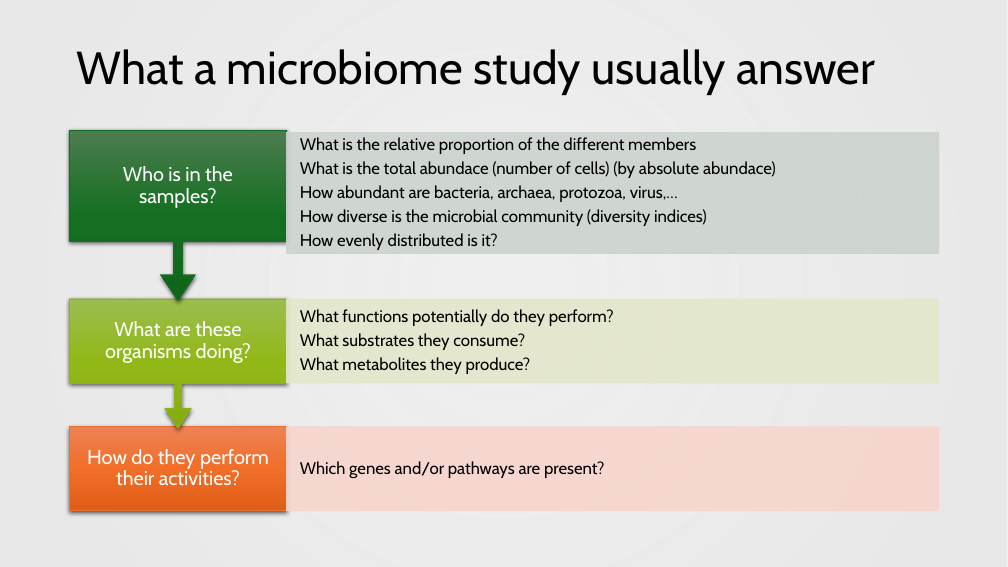
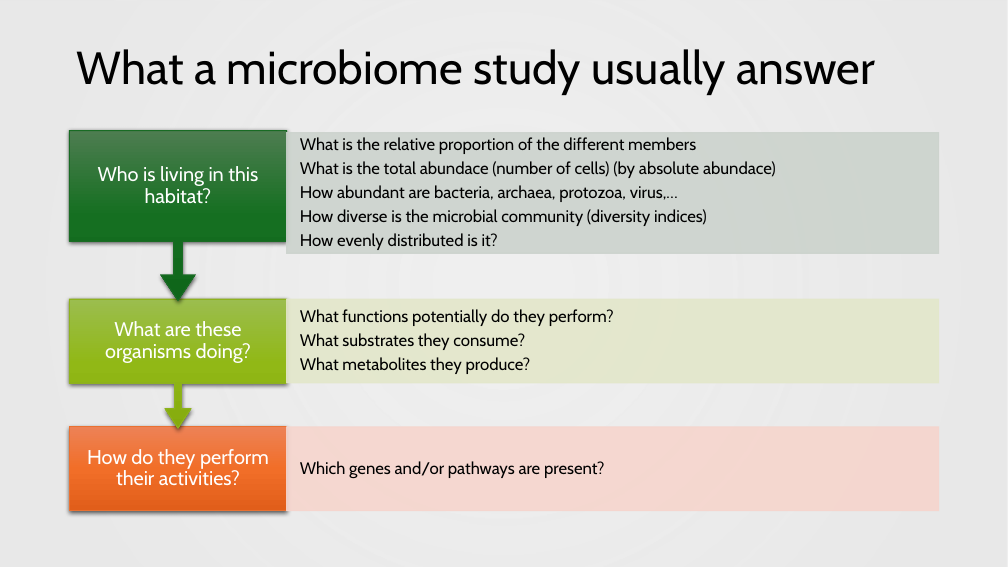
Before and after one commit to biosustain/dsp_metagenomics_training, a slide deck: slide 18 of course_contents/IntroMetagenomics.pptx. Drawn at 1008x567 pixels with LibreOffice and Linux fonts; fonts in the diff are those of the drawing; background and template pictures are left out. Boxes give left, top, right and bottom in pixels: in the first picture for what was removed or moved away, otherwise in the second. Text is boxed around its words. In the diff, an @@ line names an element or a change of style, - is before the commit and + after.

```diff
--- a/course_contents/IntroMetagenomics.pptx
+++ b/course_contents/IntroMetagenomics.pptx
@@ text at [98,166,258,203]: text changed @@
-Who is in the samples?
+Who is living in this habitat?
```
Also in this commit, not shown: 11 other slides changed, 1 other file.
